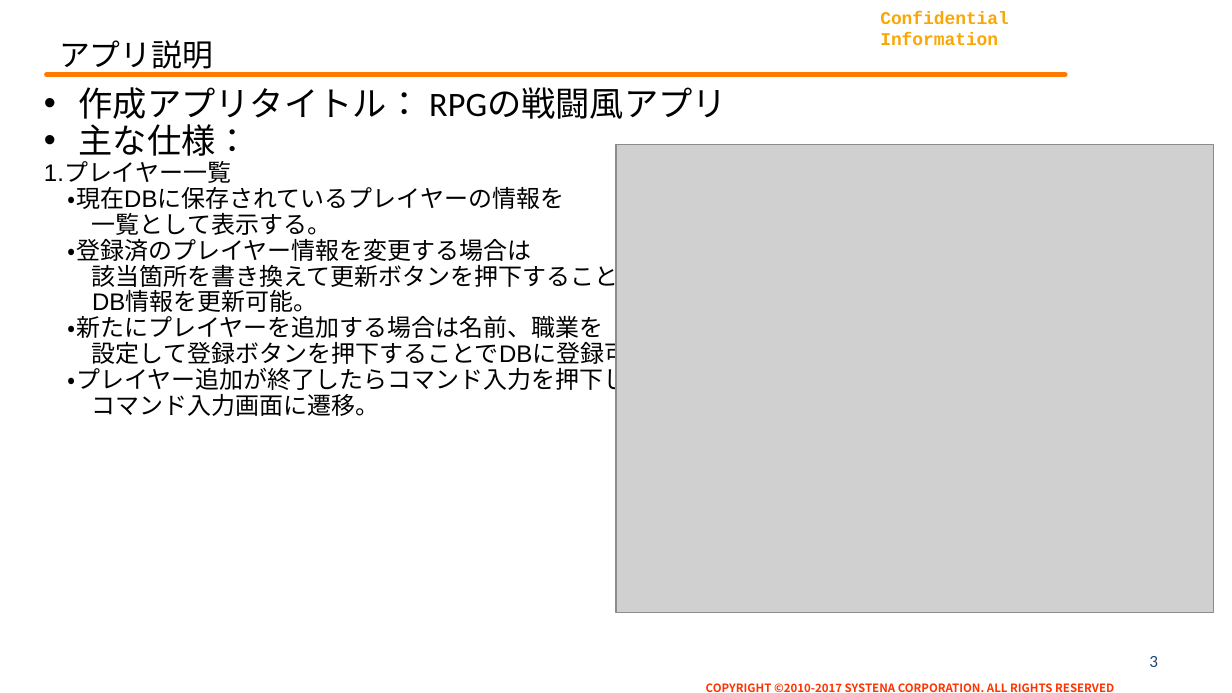
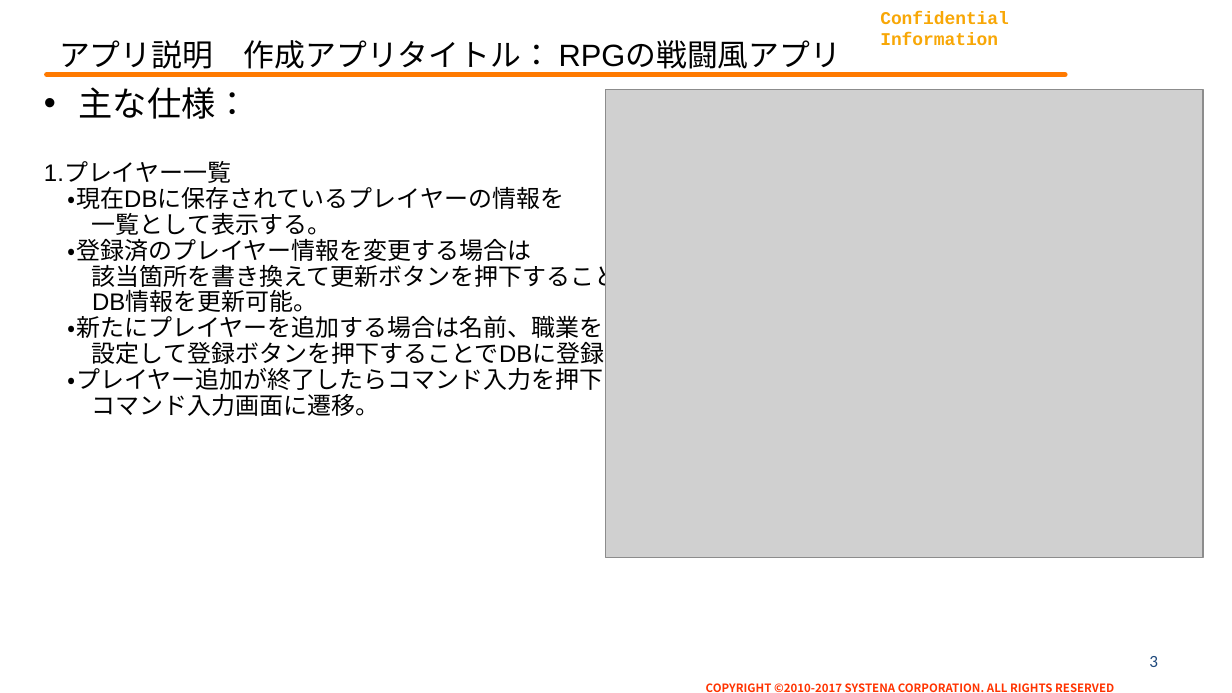
Before and after one commit to KazumiTakahiro00/webjava_3, a slide deck: slide 3 of doc/虎の穴振り返り資料_200937.pptx. Drawn at 1232x693 pixels with LibreOffice and Linux fonts; fonts in the diff are those of the drawing; grey boxes stand for pictures; background and template pictures are left out. Boxes give left, top, right and bottom in pixels: in the first picture for what was removed or moved away, otherwise in the second. Text is boxed around its words. In the diff, an @@ line names an element or a change of style, - is before the commit and + after.

```diff
--- a/doc/虎の穴振り返り資料_200937.pptx
+++ b/doc/虎の穴振り返り資料_200937.pptx
@@ title at [59,40,841,74]: text changed; font Calibri to Arial @@
-アプリ説明
+アプリ説明 作成アプリタイトル： RPGの戦闘風アプリ
@@ text at [79,87,727,126]: paragraph removed @@
-• 作成アプリタイトル： RPGの戦闘風アプリ
@@ picture: place and size @@
-picture at [616,144,1214,612]
+picture at [606,90,1204,558]
```
Also in this commit, not shown: 2 other slides changed.
